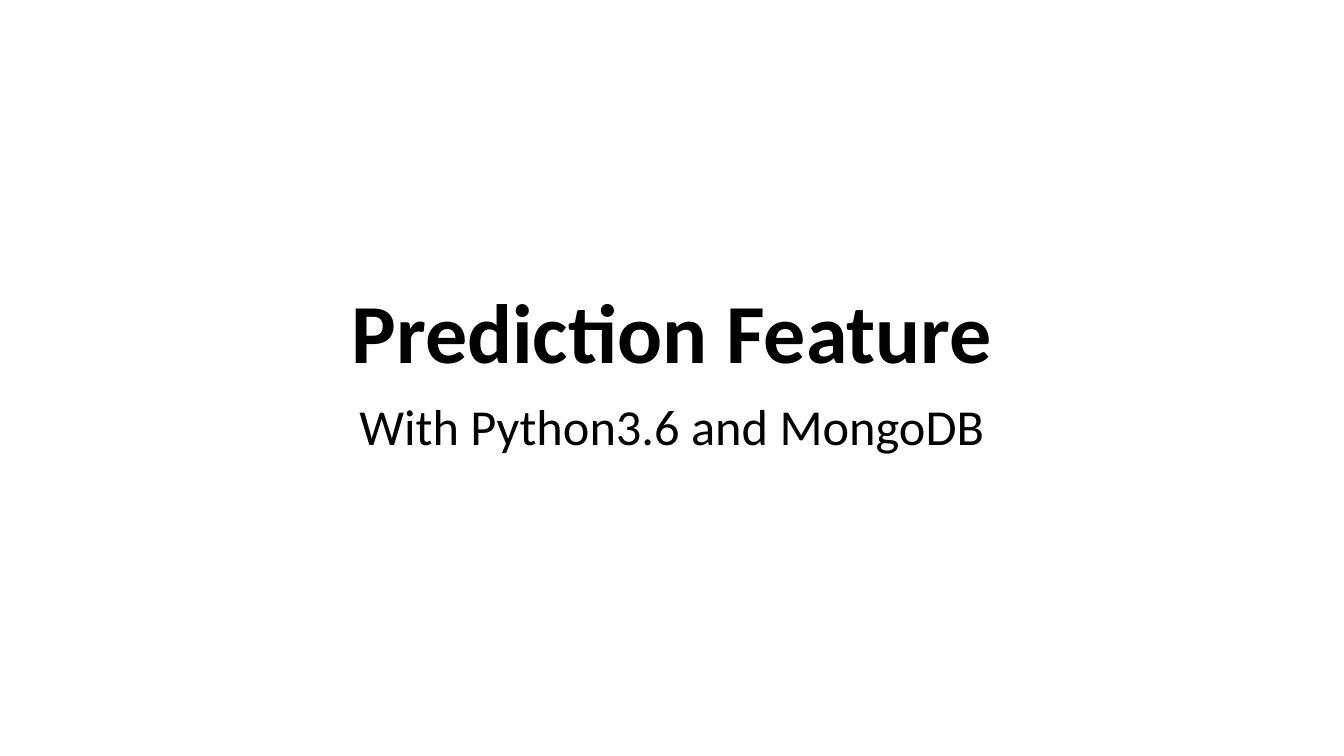
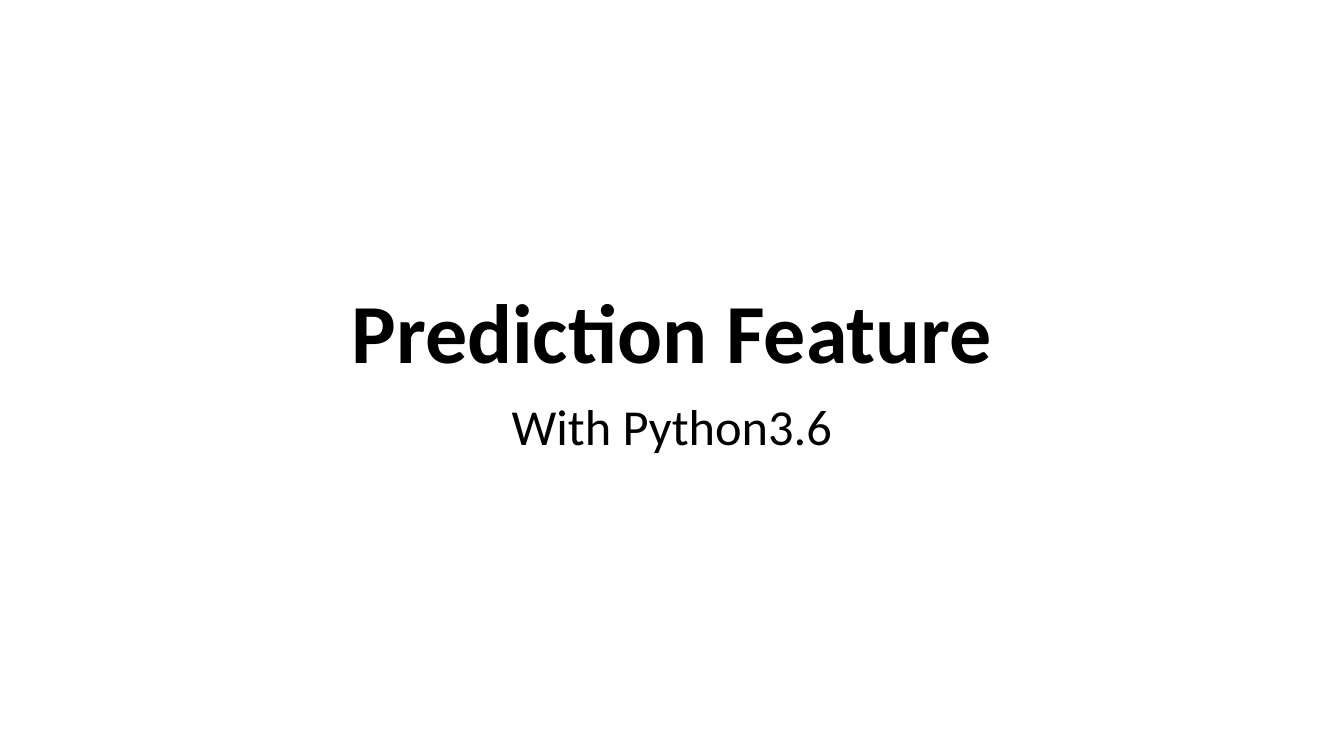
Before and after one commit to team37s1/e-advertisement, a slide deck: slide 1 of PredictionFeature/Prediction Feature.pptx. Drawn at 1344x756 pixels with LibreOffice and Linux fonts; fonts in the diff are those of the drawing. Boxes give left, top, right and bottom in pixels: in the first picture for what was removed or moved away, otherwise in the second. Text is boxed around its words. In the diff, an @@ line names an element or a change of style, - is before the commit and + after.

```diff
--- a/PredictionFeature/Prediction Feature.pptx
+++ b/PredictionFeature/Prediction Feature.pptx
@@ subtitle at [512, 410, 832, 453]: text changed @@
-With Python3.6 and MongoDB
+With Python3.6
```
Also in this commit, not shown: 1 other slide changed.
